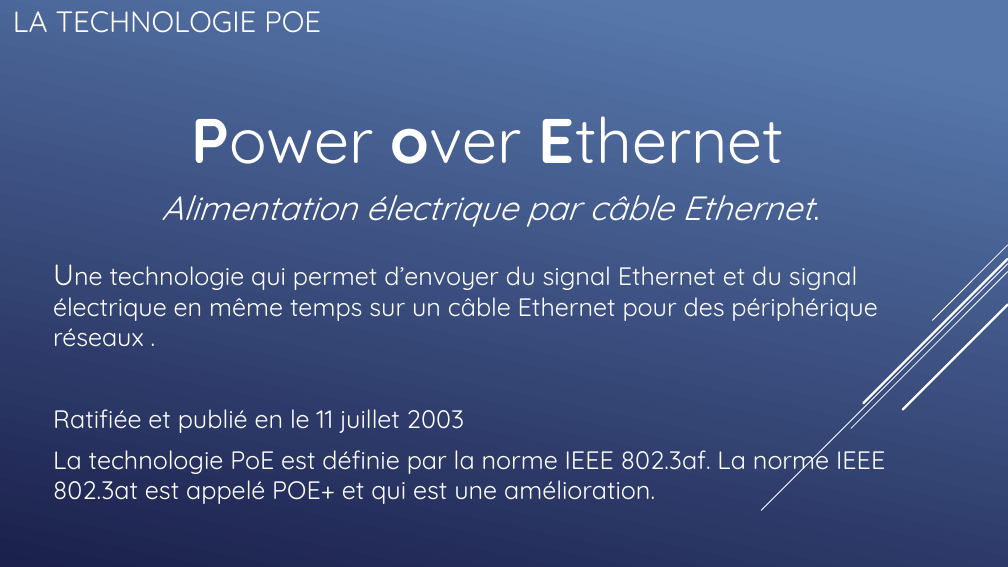
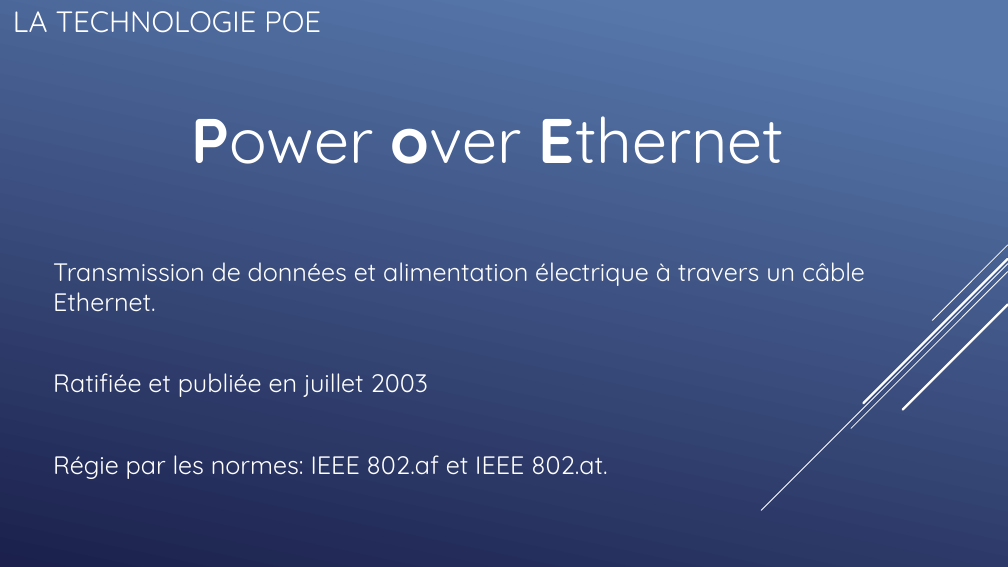
Before and after one commit to QuentinKrg/M214-Ethernet, a slide deck: slide 7 of Module 214 - Fabrication_Ethernet.pptx. Drawn at 1008x567 pixels with LibreOffice and Linux fonts; fonts in the diff are those of the drawing. Boxes give left, top, right and bottom in pixels: in the first picture for what was removed or moved away, otherwise in the second. Text is boxed around its words. In the diff, an @@ line names an element or a change of style, - is before the commit and + after.

```diff
--- a/Module 214 - Fabrication_Ethernet.pptx
+++ b/Module 214 - Fabrication_Ethernet.pptx
@@ text removed at [161,195,813,227] @@
-Alimentation électrique par câble Ethernet.
@@ text at [53,262,865,479]: text changed @@
-Une technologie qui permet d’envoyer du signal Ethernet et du signal électrique en même temps sur un câble Ethernet pour des périphérique réseaux .
-Ratifiée et publié en le 11 juillet 2003
-La technologie PoE est définie par la norme IEEE 802.3af. La norme IEEE 802.3at est appelé POE+ et qui est une amélioration.
+Transmission de données et alimentation électrique à travers un câble Ethernet.
+Ratifiée et publiée en juillet 2003
+Régie par les normes: IEEE 802.af et IEEE 802.at.
```
Also in this commit, not shown: 6 other slides changed, 3 slides removed.
